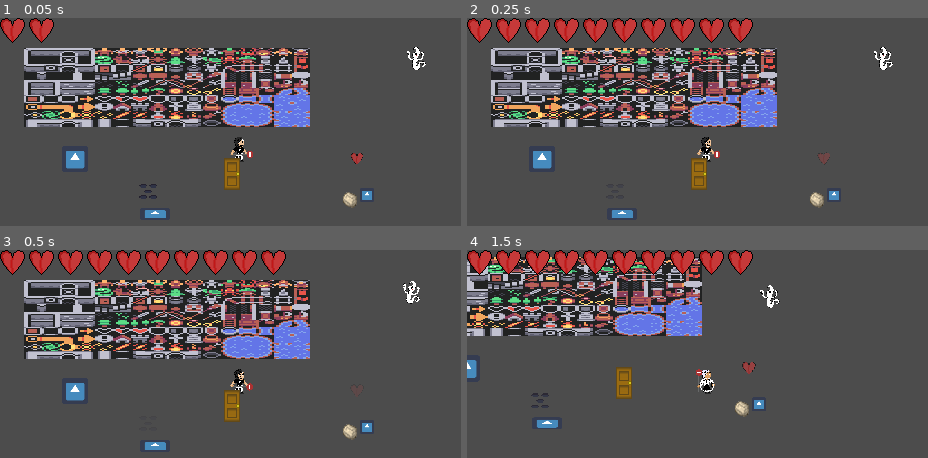
Above: before the commit, frames 1-4 (two rows, left to right).
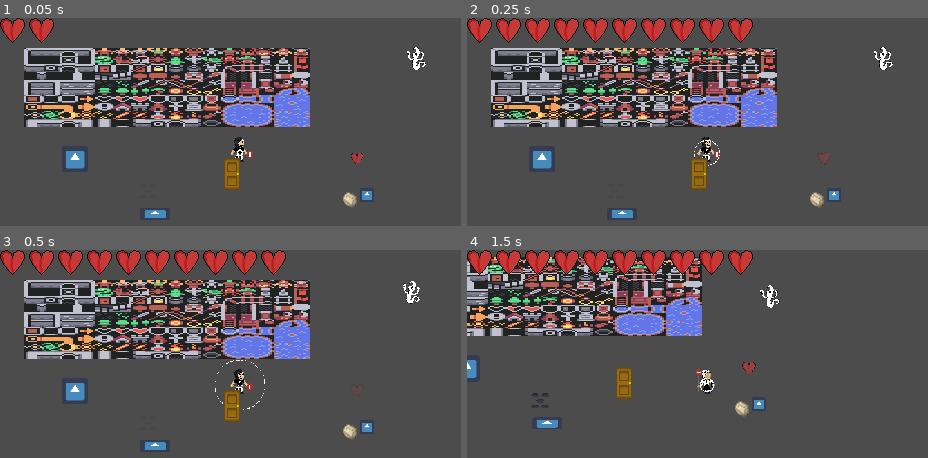
Above: after the commit, the same moments.

Repository: geniusbat/GameJam
Game: Godot game, scene res://Levels/Test.tscn
Two runs of this game, one before a commit and one after it. Both use one fixed random seed, a clock stepped at 60 frames per second and the inputs below. The engine's default icon, where the game draws it, is replaced by a stand-in: a white triangle on a blue panel in a dark square.
Inputs (mouse positions are in pixels of both pictures, inside the frame that each line leads up to):
- Up to frame 1 (0.05 s): no input
- Up to frame 2 (0.25 s): no input
- Up to frame 3 (0.5 s): no input
- Up to frame 4 (1.5 s): move the mouse to (812, 370) at 0.52 s; press the mouse at (812, 370) at 0.53 s; hold D (move_right) 0.53-1.28 s; move the mouse to (609, 397) at 1.27 s; release the mouse at (609, 397) at 1.28 s; hold S (move_down) from 1.28 s (still down); tap F (change) at 1.35 s

The runs differ from the first frame. In frame 1, 0.1% of the frame differs, in the area x 30-53%, y 63-88%; in frame 2, less than 0.1%; in frame 3, less than 0.1%; in frame 4, nothing differs.

Commit message:
right personality changing

Diff:
--- a/Assets/Scripts/PlayerScripts/PlayerCharacter.gd
+++ b/Assets/Scripts/PlayerScripts/PlayerCharacter.gd
@@ -24,6 +24,14 @@
 func _ready():
 	attackArea.disabled=true
 	attackNode.visible=false
+	if PlayerInfo.personality==PlayerInfo.PERSONALITIES.corpusculo:
+		PlayerInfo.personality=PlayerInfo.PERSONALITIES.onda
+		personality=PERSONALITIES.onda
+		ChangePersonality()
+	else:
+		personality=PERSONALITIES.corpusculo
+		PlayerInfo.personality=PlayerInfo.PERSONALITIES.corpusculo
+		ChangePersonality()
 
 func _unhandled_input(event):
 	if event.is_action_pressed("change"):
--- a/Assets/Scripts/Trap.gd
+++ b/Assets/Scripts/Trap.gd
@@ -13,6 +13,10 @@
 	var _a=connect("body_entered",self,"BodyEntered")
 	_a=connect("body_exited",self,"BodyExited")
 	sprite.play("default")
+	if PlayerInfo.personality==PlayerInfo.PERSONALITIES.corpusculo:
+		modulate.a = 0.1
+	else:
+		modulate.a = 1
 
 func _process(delta):
 	if active:
--- a/Objects/Player/PlayerCharacter.tscn
+++ b/Objects/Player/PlayerCharacter.tscn
@@ -13,6 +13,22 @@
 [sub_resource type="RectangleShape2D" id=1]
 extents = Vector2( 8, 8 )
 
+[sub_resource type="AtlasTexture" id=32]
+atlas = ExtResource( 9 )
+region = Rect2( 0, 0, 134, 139 )
+
+[sub_resource type="AtlasTexture" id=33]
+atlas = ExtResource( 9 )
+region = Rect2( 134, 0, 134, 139 )
+
+[sub_resource type="AtlasTexture" id=34]
+atlas = ExtResource( 9 )
+region = Rect2( 268, 0, 134, 139 )
+
+[sub_resource type="AtlasTexture" id=35]
+atlas = ExtResource( 9 )
+region = Rect2( 402, 0, 134, 139 )
+
 [sub_resource type="AtlasTexture" id=25]
 atlas = ExtResource( 6 )
 region = Rect2( 0, 0, 134, 139 )
@@ -49,20 +65,20 @@
 atlas = ExtResource( 9 )
 region = Rect2( 134, 0, 134, 139 )
 
-[sub_resource type="AtlasTexture" id=32]
-atlas = ExtResource( 9 )
+[sub_resource type="AtlasTexture" id=21]
+atlas = ExtResource( 8 )
 region = Rect2( 0, 0, 134, 139 )
 
-[sub_resource type="AtlasTexture" id=33]
-atlas = ExtResource( 9 )
+[sub_resource type="AtlasTexture" id=22]
+atlas = ExtResource( 8 )
 region = Rect2( 134, 0, 134, 139 )
 
-[sub_resource type="AtlasTexture" id=34]
-atlas = ExtResource( 9 )
+[sub_resource type="AtlasTexture" id=23]
+atlas = ExtResource( 8 )
 region = Rect2( 268, 0, 134, 139 )
 
-[sub_resource type="AtlasTexture" id=35]
-atlas = ExtResource( 9 )
+[sub_resource type="AtlasTexture" id=24]
+atlas = ExtResource( 8 )
 region = Rect2( 402, 0, 134, 139 )
 
 [sub_resource type="AtlasTexture" id=13]
@@ -89,6 +105,14 @@
 atlas = ExtResource( 7 )
 region = Rect2( 536, 0, 134, 139 )
 
+[sub_resource type="AtlasTexture" id=29]
+atlas = ExtResource( 8 )
+region = Rect2( 0, 0, 134, 139 )
+
+[sub_resource type="AtlasTexture" id=20]
+atlas = ExtResource( 6 )
+region = Rect2( 134, 0, 134, 139 )
+
 [sub_resource type="AtlasTexture" id=31]
 atlas = ExtResource( 5 )
 region = Rect2( 0, 0, 120, 100 )
@@ -97,32 +121,13 @@
 atlas = ExtResource( 5 )
 region = Rect2( 0, 0, 134, 139 )
 
-[sub_resource type="AtlasTexture" id=29]
-atlas = ExtResource( 8 )
-region = Rect2( 0, 0, 134, 139 )
-
-[sub_resource type="AtlasTexture" id=20]
-atlas = ExtResource( 6 )
-region = Rect2( 134, 0, 134, 139 )
-
-[sub_resource type="AtlasTexture" id=21]
-atlas = ExtResource( 8 )
-region = Rect2( 0, 0, 134, 139 )
-
-[sub_resource type="AtlasTexture" id=22]
-atlas = ExtResource( 8 )
-region = Rect2( 134, 0, 134, 139 )
-
-[sub_resource type="AtlasTexture" id=23]
-atlas = ExtResource( 8 )
-region = Rect2( 268, 0, 134, 139 )
-
-[sub_resource type="AtlasTexture" id=24]
-atlas = ExtResource( 8 )
-region = Rect2( 402, 0, 134, 139 )
-
 [sub_resource type="SpriteFrames" id=7]
 animations = [ {
+"frames": [ SubResource( 32 ), SubResource( 33 ), SubResource( 34 ), SubResource( 35 ) ],
+"loop": true,
+"name": "OndaWalk",
+"speed": 5.0
+}, {
 "frames": [ SubResource( 25 ), SubResource( 26 ), SubResource( 27 ), SubResource( 28 ) ],
 "loop": true,
 "name": "Corpusculowalk",
@@ -138,20 +143,15 @@
 "name": "OndaHurt",
 "speed": 5.0
 }, {
-"frames": [ SubResource( 32 ), SubResource( 33 ), SubResource( 34 ), SubResource( 35 ) ],
-"loop": true,
-"name": "OndaWalk",
+"frames": [ SubResource( 21 ), SubResource( 22 ), SubResource( 23 ), SubResource( 24 ) ],
+"loop": true,
+"name": "CorpusculoIdle",
 "speed": 5.0
 }, {
 "frames": [ SubResource( 13 ), SubResource( 14 ), SubResource( 15 ), SubResource( 16 ), SubResource( 16 ), SubResource( 16 ), SubResource( 16 ), SubResource( 18 ), SubResource( 18 ), SubResource( 18 ), SubResource( 17 ), SubResource( 17 ), SubResource( 17 ) ],
 "loop": true,
 "name": "CorpusculoAttack",
 "speed": 16.0
-}, {
-"frames": [ SubResource( 31 ), SubResource( 37 ) ],
-"loop": true,
-"name": "OndaDefault",
-"speed": 5.0
 }, {
 "frames": [ SubResource( 29 ) ],
 "loop": true,
@@ -163,9 +163,9 @@
 "name": "CorpusculoHurt",
 "speed": 5.0
 }, {
-"frames": [ SubResource( 21 ), SubResource( 22 ), SubResource( 23 ), SubResource( 24 ) ],
-"loop": true,
-"name": "CorpusculoIdle",
+"frames": [ SubResource( 31 ), SubResource( 37 ) ],
+"loop": true,
+"name": "OndaDefault",
 "speed": 5.0
 } ]
 
--- a/Objects/Trap.tscn
+++ b/Objects/Trap.tscn
@@ -87,7 +87,7 @@
 scale = Vector2( 0.625, 0.625 )
 frames = SubResource( 16 )
 animation = "Active"
-frame = 6
+frame = 1
 playing = true
 
 [node name="CollisionShape2D" type="CollisionShape2D" parent="."]
